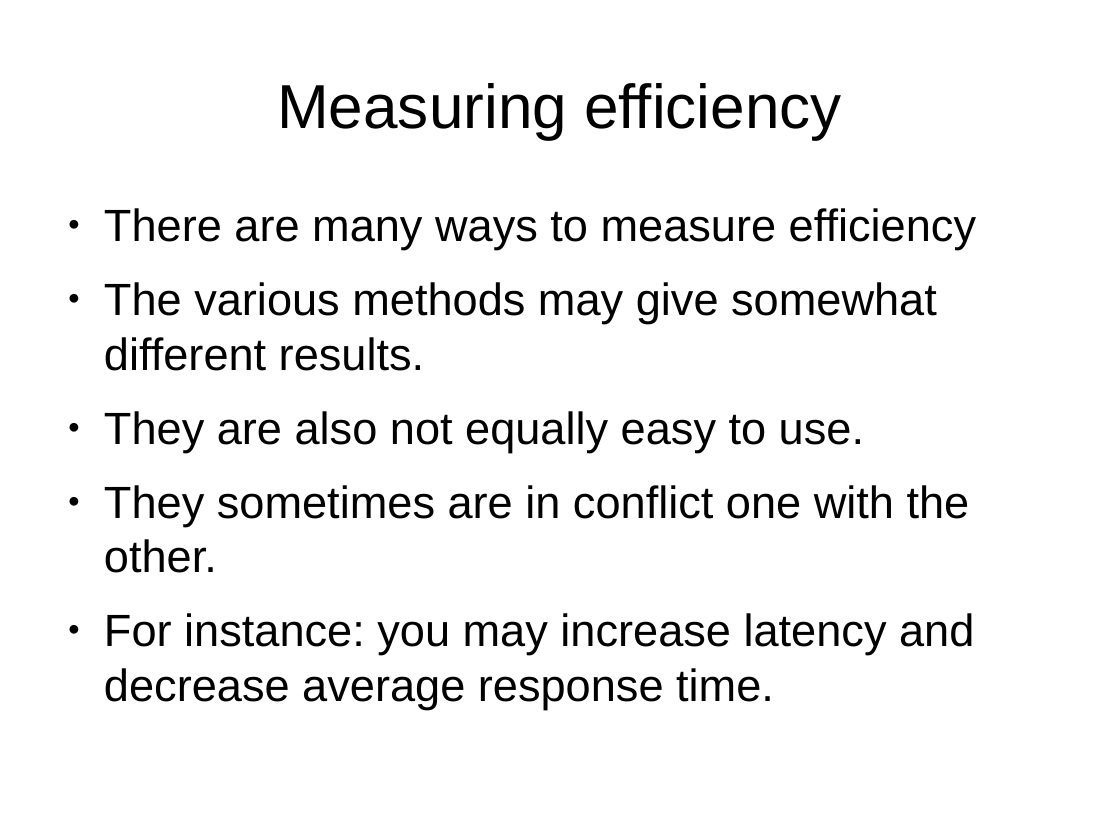
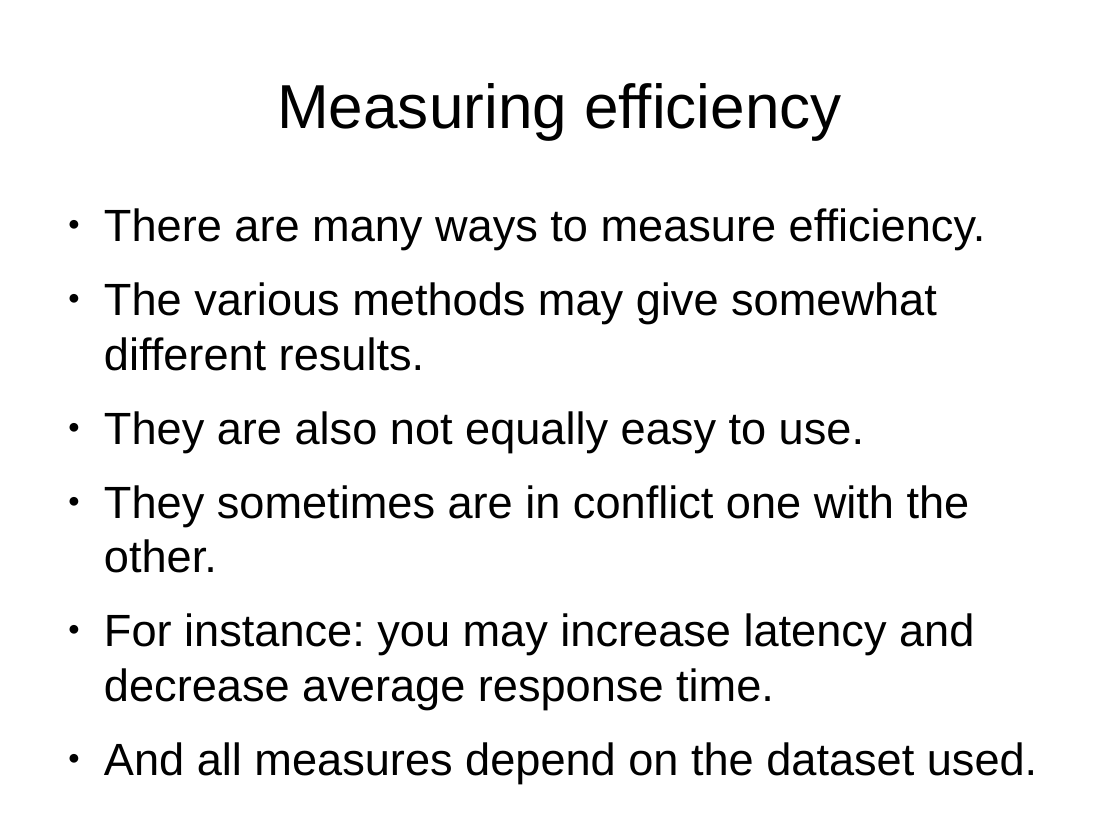
Before and after one commit to veltzer/demos-linux, a slide deck: slide 15 of multi_core/effective_cplusplus.odp (slide 13 before the commit). Drawn at 1120x840 pixels with LibreOffice and Linux fonts; fonts in the diff are those of the drawing. Boxes give left, top, right and bottom in pixels: in the first picture for what was removed or moved away, otherwise in the second. Text is boxed around its words. In the diff, an @@ line names an element or a change of style, - is before the commit and + after.

```diff
--- a/multi_core/effective_cplusplus.odp
+++ b/multi_core/effective_cplusplus.odp
@@ text at <box>104,208,986,250</box>: text changed @@
-● There are many ways to measure efficiency
+● There are many ways to measure efficiency.
@@ text at <box>104,742,1037,783</box>: paragraph added @@
+● And all measures depend on the dataset used.
```
Also in this commit, not shown: 3 other slides changed, 16 slides added, 1 other file.
